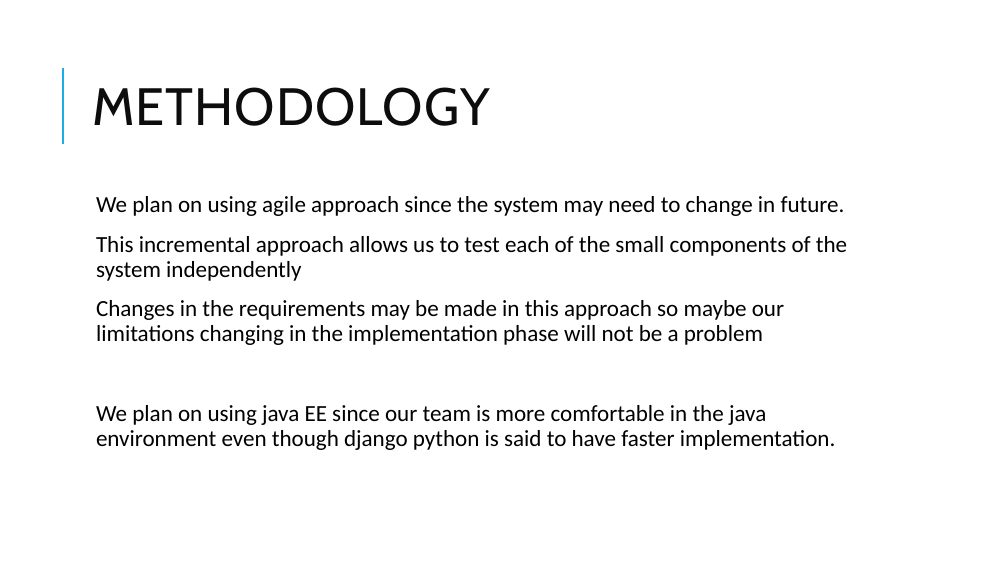
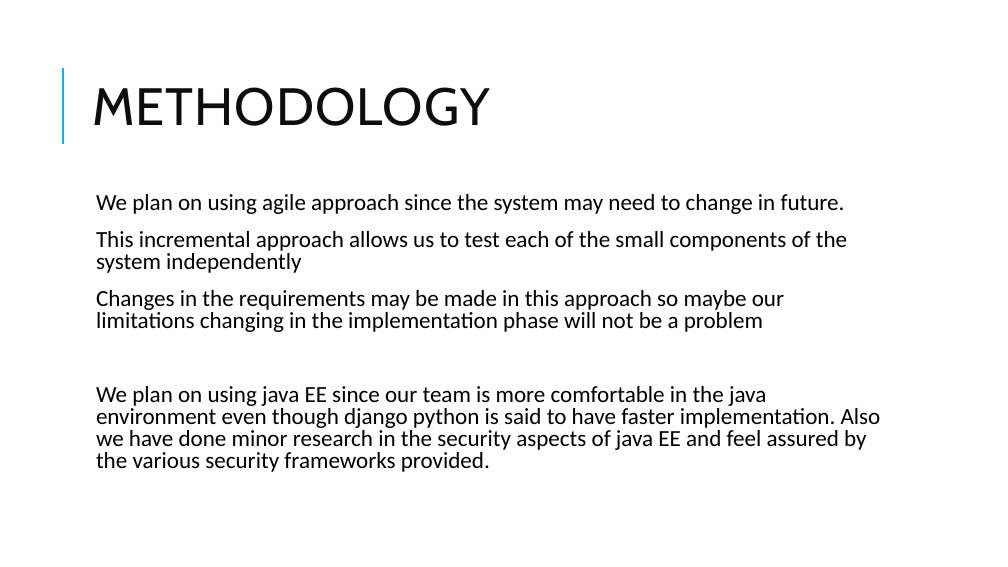
Before and after one commit to MPHETamines/MPHETamines, a slide deck: slide 9 of Uwatch digital forensic tool.pptx. Drawn at 1008x567 pixels with LibreOffice and Linux fonts; fonts in the diff are those of the drawing. Boxes give left, top, right and bottom in pixels: in the first picture for what was removed or moved away, otherwise in the second. Text is boxed around its words. In the diff, an @@ line names an element or a change of style, - is before the commit and + after.

```diff
--- a/Uwatch digital forensic tool.pptx
+++ b/Uwatch digital forensic tool.pptx
@@ text at [96, 194, 847, 332]: line spacing 0.9 to 0.8 @@
@@ text at [96, 386, 881, 472]: text changed @@
-  We plan on using java EE since our team is more comfortable in the java environment even though django python is said to have faster implementation.
+  We plan on using java EE since our team is more comfortable in the java environment even though django python is said to have faster implementation. Also we have done minor research in the security aspects of java EE and feel assured by the various security frameworks provided.
```
